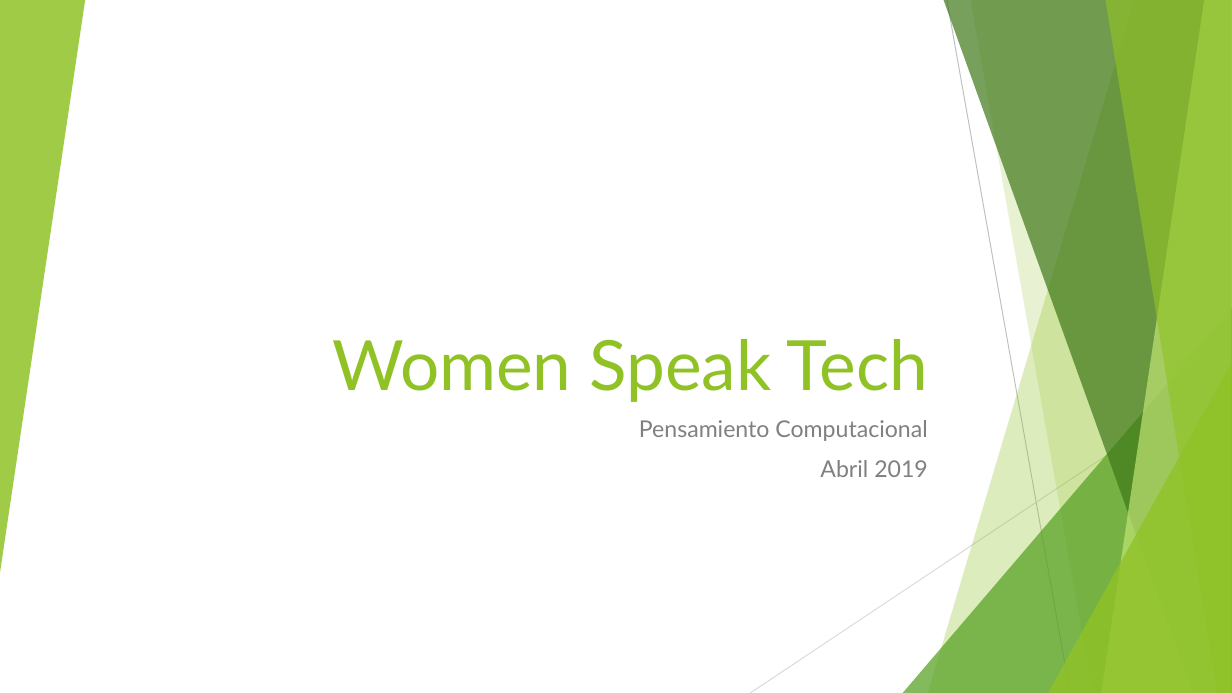
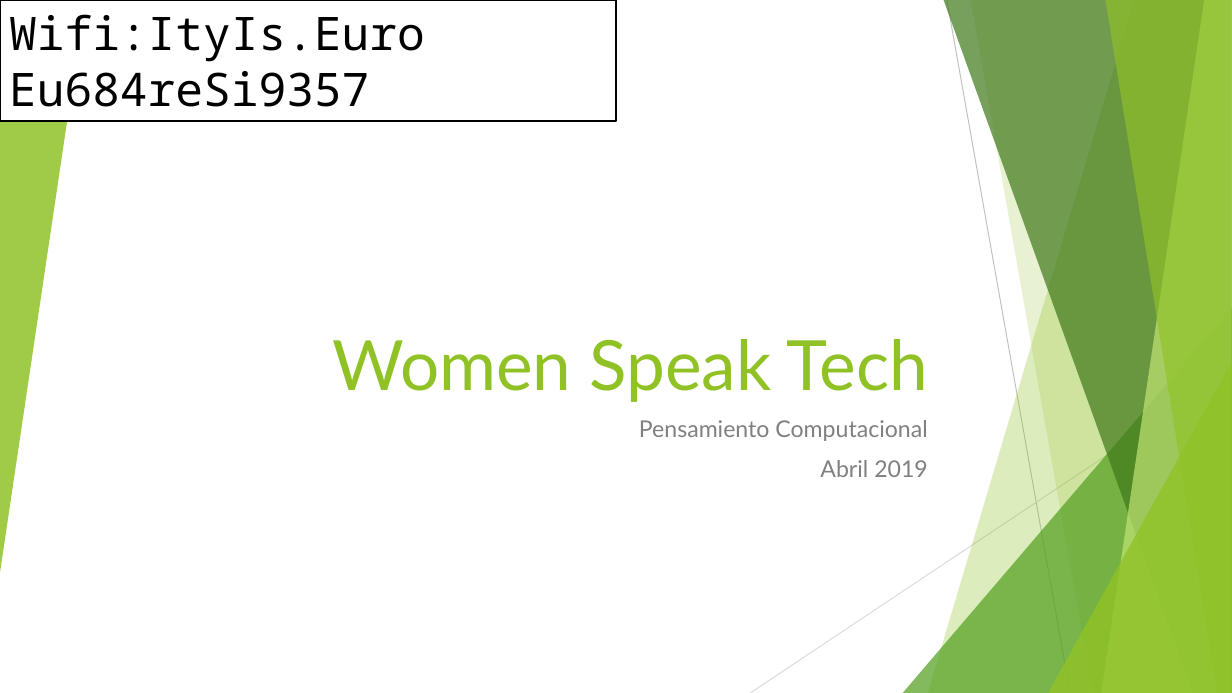
Before and after one commit to Jviejo/womentech, a slide deck: slide 1 of ppt/01 Women Speak Tech Indice.pptx. Drawn at 1232x693 pixels with LibreOffice and Linux fonts; fonts in the diff are those of the drawing. Boxes give left, top, right and bottom in pixels: in the first picture for what was removed or moved away, otherwise in the second. Text is boxed around its words. In the diff, an @@ line names an element or a change of style, - is before the commit and + after.

```diff
--- a/ppt/01 Women Speak Tech Indice.pptx
+++ b/ppt/01 Women Speak Tech Indice.pptx
@@ rectangle added at bbox=[0, 0, 616, 121], fill #FFFFFF, outline #000000 1.5 pt, 36 pt, text #000000 @@
+Wifi:ItyIs.Euro
+Eu684reSi9357
```
Also in this commit, not shown: 2 other files.
